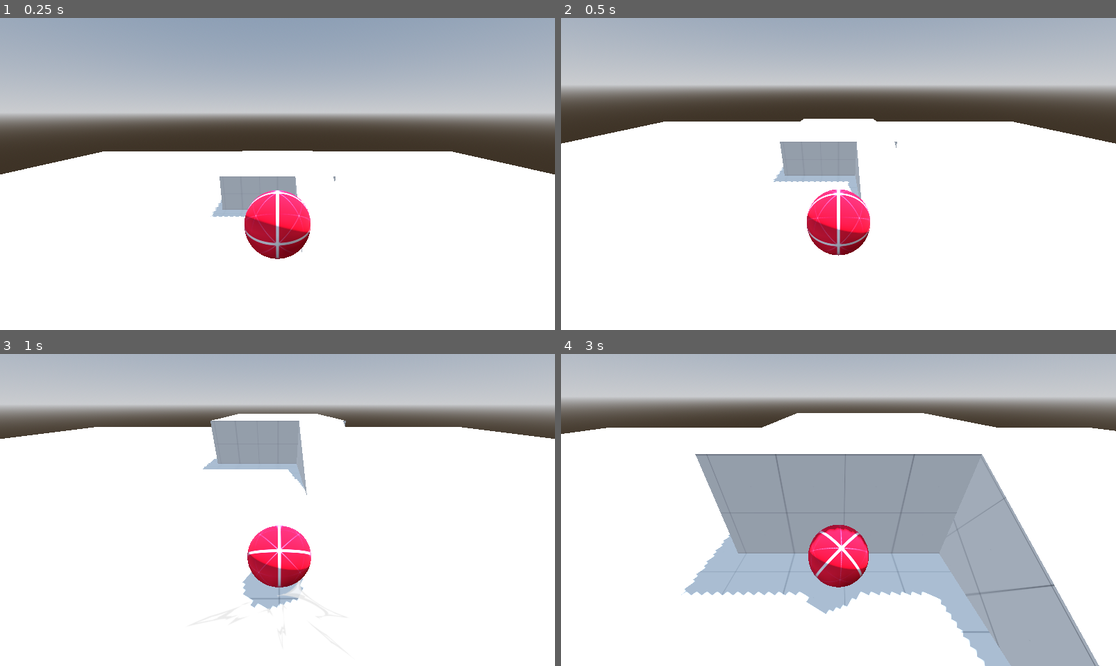
Above: before the commit, frames 1-4 (two rows, left to right).
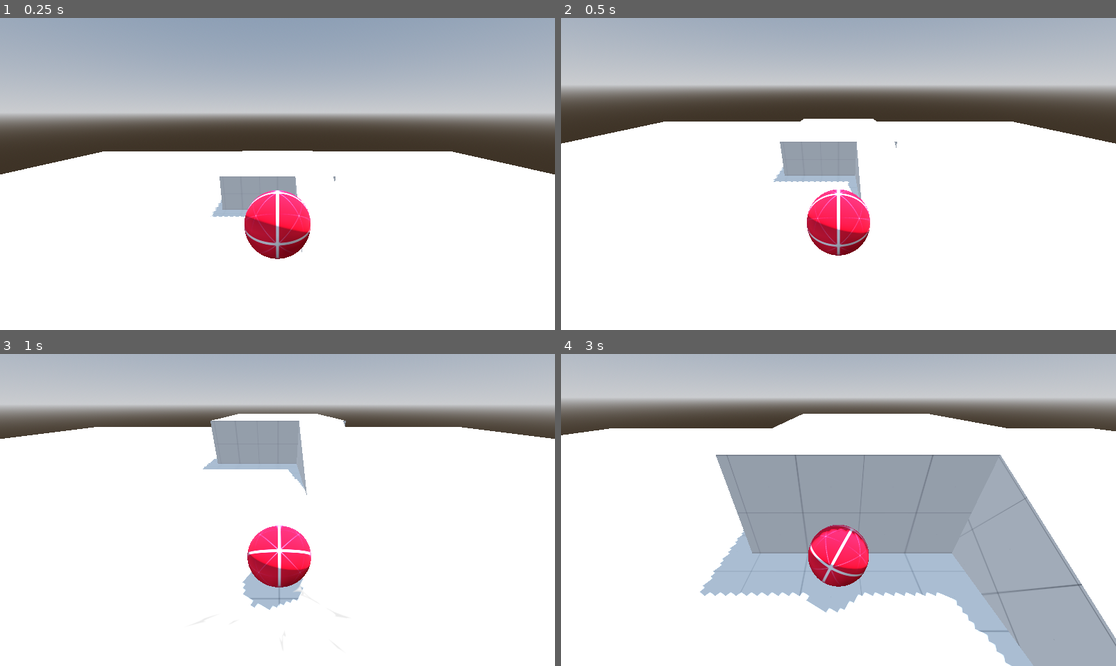
Above: after the commit, the same moments.

Repository: Bartticus/GMTK2025
Game: Godot game, scene res://Thaddeus/movement_test.tscn
Two runs of this game, one before a commit and one after it. Both use one fixed random seed, a clock stepped at 60 frames per second and the inputs below. This scene is started directly instead of the project's main scene.
Inputs:
- Up to frame 1 (0.25 s): no input
- Up to frame 2 (0.5 s): no input
- Up to frame 3 (1 s): hold W (forward) from 0.53 s (still down)
- Up to frame 4 (3 s): release W (forward) at 2.03 s; hold A (left) from 2.03 s (still down)

Frame 1 is identical in both runs. In frame 2, 0.1% of the frame differs, in the area x 44-56%, y 55-77%; in frame 3, less than 0.1%; in frame 4, 8.2%, in the area x 0-100%, y 18-100%.

Commit message:
Fixed errors, cleaned up debugger

Diff:
--- a/Scenes/main/main.tscn
+++ b/Scenes/main/main.tscn
@@ -48,6 +48,7 @@
 data = PackedVector3Array(-0.1698, -0.049, 0.025, -0.1662, -0.0619, 0.025, -0.1697, -0.063, 0.025, -0.1697, -0.063, -0. …(75408 unchanged characters)…
 
 [sub_resource type="BoxMesh" id="BoxMesh_brlrh"]
+lightmap_size_hint = Vector2i(73, 83)
 material = ExtResource("2_wcurd")
 add_uv2 = true
 size = Vector3(6.315, 4.015, 7.49)
--- a/Scenes/marble/camera.gd
+++ b/Scenes/marble/camera.gd
@@ -41,7 +41,7 @@
 		var target_rot : float = lerpf(-pivot_tilt, pivot_tilt, normal.z)
 		if target_rot < 0.0: target_rot *= 1.9#more rotation for near slope so we don't clip
 		pivot_rotation = lerpf(pivot_rotation, target_rot, delta*3.0)
-		print(target_rot)
+		#print(target_rot)
 	else:
 		pivot_rotation = lerpf(pivot_rotation, 0.0, delta)
 
--- a/Scenes/marble/impact_fx.gd
+++ b/Scenes/marble/impact_fx.gd
@@ -20,4 +20,4 @@
 			sprite.visible = false
 		if sprite.visible:
 			spiky_impact_lerp = min(1.0, spiky_impact_lerp)
-			sprite.frame = spiky_impact_lerp * 4
+			sprite.frame = roundi(spiky_impact_lerp * 4.0)
--- a/Scenes/marble/marble.gd
+++ b/Scenes/marble/marble.gd
@@ -50,7 +50,6 @@
 
 	#audio
 	if groundDetectionAudio.is_colliding():
-		#print("hi")
 		var marbleVOL = max(abs(angular_velocity.x), abs(angular_velocity.y), abs(angular_velocity.z))
 		rollSFX.volume_linear = marbleVOL / 100
 	else:
--- a/Scenes/marble/marble.tscn
+++ b/Scenes/marble/marble.tscn
@@ -9,6 +9,8 @@
 [ext_resource type="AudioStream" uid="uid://bvcqrvylv4j3e" path="res://Scenes/marble/Marble roll loop.wav" id="7_mlxtt"]
 
 [sub_resource type="PhysicsMaterial" id="PhysicsMaterial_vfrwj"]
+friction = 10.0
+rough = true
 
 [sub_resource type="SphereShape3D" id="SphereShape3D_qlpfi"]
 
--- a/Scenes/marble/visuals.gd
+++ b/Scenes/marble/visuals.gd
@@ -43,7 +43,9 @@
 	global_position = marble.global_position
 
 	smoothed_velocity = smoothed_velocity.lerp(marble.linear_velocity, delta * 7.0)
-	look_at(global_position+smoothed_velocity)
+	if not Vector3.UP.cross(-smoothed_velocity.normalized()).is_zero_approx():
+		look_at(global_position + smoothed_velocity)
+
 	marble_mesh.global_rotation = marble.global_rotation
 
 	var current_speed = smoothed_velocity.length() - scale_distortion_start_velocity
--- a/Scenes/ring/ring.tscn
+++ b/Scenes/ring/ring.tscn
@@ -9,6 +9,7 @@
 uv1_triplanar = true
 
 [sub_resource type="CylinderMesh" id="CylinderMesh_7uk3o"]
+lightmap_size_hint = Vector2i(1572, 604)
 material = SubResource("StandardMaterial3D_q6nsi")
 flip_faces = true
 add_uv2 = true
@@ -22,6 +23,7 @@
 data = PackedVector3Array(4.9009, 10, 49.7592, 0, 10, 50, 0, 6, 50, 4.9009, 6, 49.7592, 4.9009, 10, 49.7592, 0, 6, 50,  …(41150 unchanged characters)…
 
 [sub_resource type="CylinderMesh" id="CylinderMesh_82iis"]
+lightmap_size_hint = Vector2i(1575, 655)
 flip_faces = true
 add_uv2 = true
 top_radius = 50.1
Binary file changed: Textures/main.lmbake
